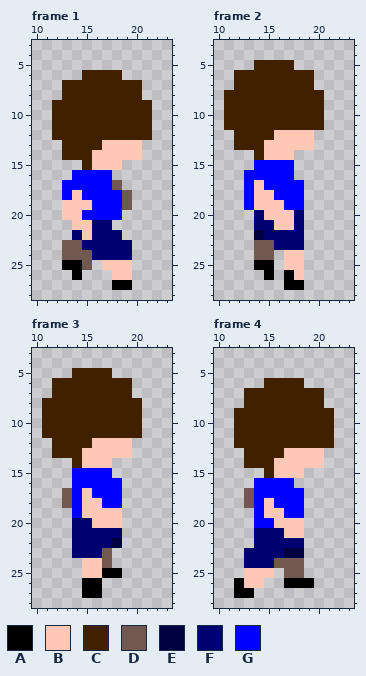
Two versions of one pixel-art file, StolpSkott/StolpSkottContent/player-run-right.ase. The first picture shows the starting point.
32x32 pixels, 7 frames. Shown: frame 1: x 10..23, y 3..28; frame 2: x 10..23, y 3..28; frame 3: x 10..23, y 3..28; frame 4: x 10..23, y 3..28. The commit also changed other frames, which this record leaves out.
Palette (. is transparent): A #000000  B #ffc7b6  C #412000  D #715951  E #000041  F #000071  G #0000ff
Pixels before, frame 1, first column x 12:
 6 ...CCCC...
 7 .CCCCCCCC.
 8 .CCCCCCCC.
 9 CCCCCCCCCC
10 CCCCCCCCCC
11 CCCCCCCCCC
12 CCCCCCCCCC
13 .CCCCBBBB.
14 .CCCBBBBB.
15 ...CBBB...
16 ..GGGG....
17 .GGGGGD...
18 .GBGGGGD..
19 .BBBGGGD..
20 .BBGGGG...
21 ..BBFF....
22 ..FBFFF...
23 .DDFFFFF..
24 .DDDFFFF..
25 .AAD.BBB..
26 ..A...BB..
27 ......AA..
Pixels before, frame 2, first column x 11:
 5 ...CCCC...
 6 .CCCCCCCC.
 7 .CCCCCCCC.
 8 CCCCCCCCCC
 9 CCCCCCCCCC
10 CCCCCCCCCC
11 CCCCCCCCCC
12 .CCCCBBBB.
13 .CCCBBBBB.
14 ...CBBB...
15 ...GGGG...
16 ..GGGGG...
17 ..GBGGGG..
18 ..GBBGGG..
19 ..GBBBGG..
20 ...FBBBF..
21 ...FFBBF..
22 ...EFFFF..
23 ...DDFFF..
24 ...DD.BB..
25 ...AA.BB..
26 ....A.AB..
27 ......AA..
Pixels before, frame 3, first column x 11:
 5 ...CCCC...
 6 .CCCCCCCC.
 7 .CCCCCCCC.
 8 CCCCCCCCCC
 9 CCCCCCCCCC
10 CCCCCCCCCC
11 CCCCCCCCCC
12 .CCCCBBBB.
13 .CCCBBBBB.
14 ...CBBB...
15 ...GGGG...
16 ...GGGGG..
17 ..DGBGGG..
18 ..DGBBGG..
19 ...GBBBB..
20 ...FFBBB..
21 ...FFFFF..
22 ...FFFFE..
23 ...FFFD...
24 ....BBD...
25 ....BBAA..
26 ....AA....
27 ....AA....
Pixels before, frame 4, first column x 12:
 6 ...CCCC...
 7 .CCCCCCCC.
 8 .CCCCCCCC.
 9 CCCCCCCCCC
10 CCCCCCCCCC
11 CCCCCCCCCC
12 CCCCCCCCCC
13 .CCCCBBBB.
14 .CCCBBBBB.
15 ...CBBB...
16 ..GGGG....
17 .DGGGGG...
18 .DGBGGG...
19 ..GBBGG...
20 ..GGBBB...
21 ..FFFBB...
22 ..FFFFF...
23 .FFFFEE...
24 .FFFDDD...
25 .BBB.DD...
26 ABB..AAA..
27 AA........
After:
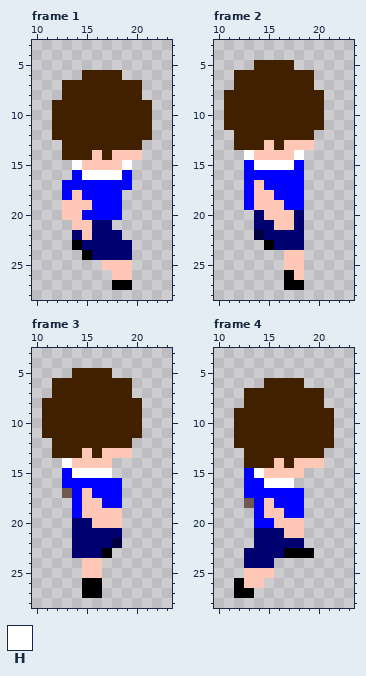
Colours new in this view: H #ffffff
Commit message: Increase viewpoint elevation. The old sprite looked to much as if it was seen from the side.
Change:
Frame 1:
y 13: x 17..20 BBBB -> CCCC
y 14: x 17 B -> C
y 15: x 14..15 .C -> HB; x 19 . -> H
y 16: x 15..19 GGG.. -> HHHHG
y 17: x 18..19 D. -> GG
y 18..19: x 19 D -> .
y 23: x 13..14 DD -> .A
y 24: x 13..15 DDD -> ..A
y 25: x 13..15 AAD -> ...
y 26: x 14 A -> .
Frame 2:
y 12: x 16..19 BBBB -> CCCC
y 13: x 16 B -> C
y 14: x 13..14 .C -> HB; x 18 . -> H
y 15: x 13..18 .GGGG. -> GHHHHG
y 16: x 18 . -> G
y 23: x 14..15 DD -> .A
y 24: x 14..15 DD -> ..
y 25: x 14..15 AA -> ..
y 26: x 15 A -> .
Frame 3:
y 12: x 16..19 BBBB -> CCCC
y 13: x 16 B -> C
y 14: x 13..14 .C -> HB
y 15: x 13..17 .GGGG -> GHHHH
y 16: x 13 . -> G
y 18: x 13 D -> .
y 23: x 17 D -> A
y 24: x 17 D -> .
y 25: x 17..18 AA -> ..
Frame 4:
y 13: x 17..20 BBBB -> CCCC
y 14: x 17 B -> C
y 15: x 13..15 ..C -> GHB
y 16: x 13 . -> G; x 15..17 GGG -> HHH
y 17: x 13 D -> G
y 23: x 17..19 EE. -> AAA
y 24: x 16..18 DDD -> ...
y 25: x 17..18 DD -> ..
y 26: x 17..19 AAA -> ...
Changed places in both pictures, as pixel boxes (x1, y1, x2, y2):
changed: (72, 140, 142, 210)
changed: (62, 240, 92, 280)
changed: (244, 130, 314, 180)
changed: (254, 240, 274, 280)
changed: (62, 438, 132, 578)
changed: (244, 448, 324, 498)
changed: (274, 548, 314, 588)
